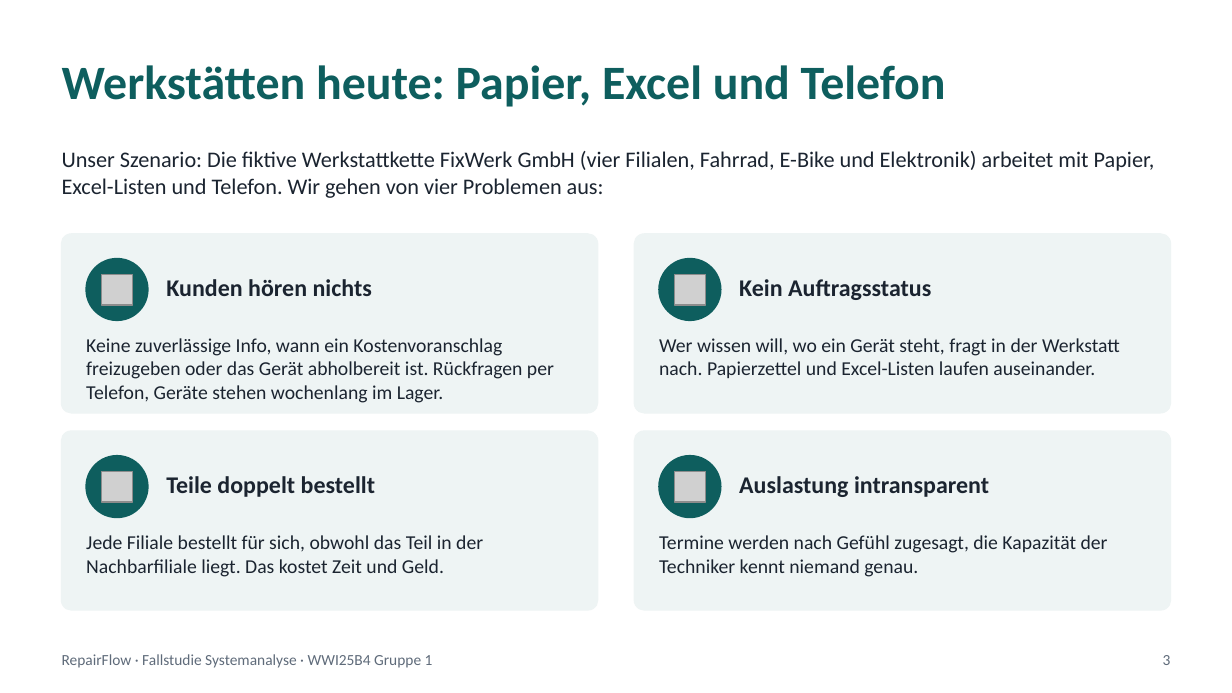
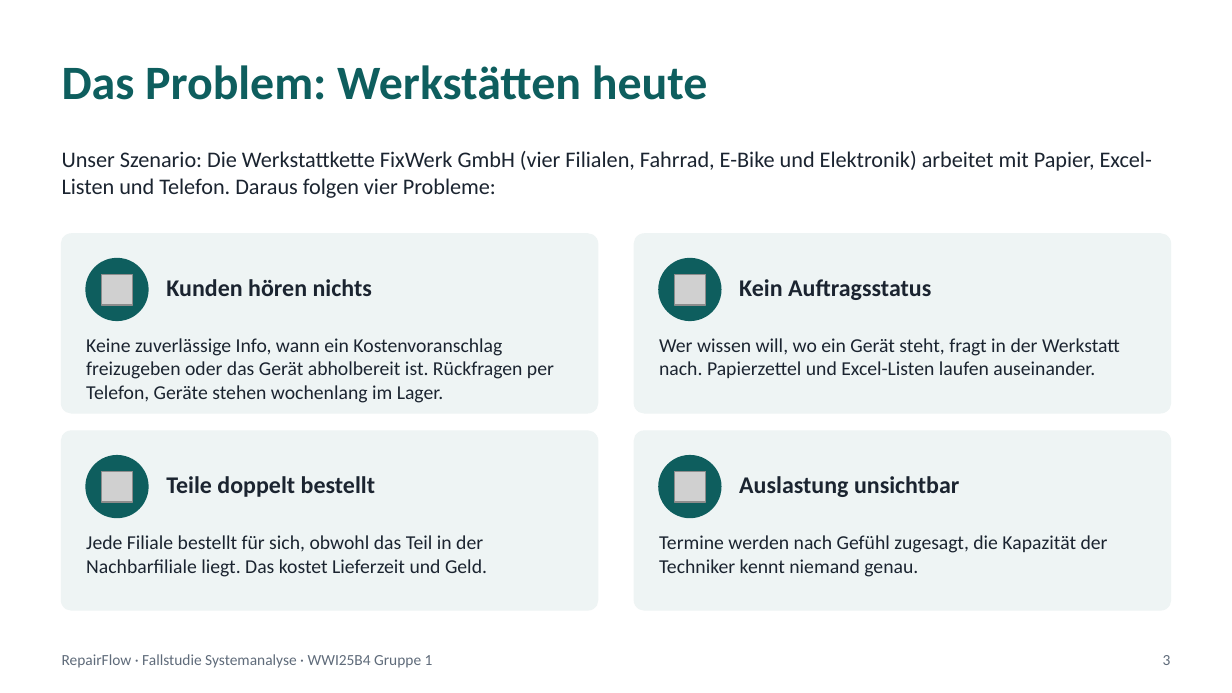
Before and after one commit to jakobschwan123-cmd/casestudy-semester-3, a slide deck: slide 3 of 4_praesentation/Abschlusspraesentation.pptx. Drawn at 1232x693 pixels with LibreOffice and Linux fonts; fonts in the diff are those of the drawing; grey boxes stand for pictures. Boxes give left, top, right and bottom in pixels: in the first picture for what was removed or moved away, otherwise in the second. Text is boxed around its words. In the diff, an @@ line names an element or a change of style, - is before the commit and + after.

```diff
--- a/4_praesentation/Abschlusspraesentation.pptx
+++ b/4_praesentation/Abschlusspraesentation.pptx
@@ text at (x1=62, y1=65, x2=708, y2=100): text changed @@
-Werkstätten heute: Papier, Excel und Telefon
+Das Problem: Werkstätten heute
@@ text at (x1=62, y1=151, x2=1152, y2=198): text changed @@
-Unser Szenario: Die fiktive Werkstattkette FixWerk GmbH (vier Filialen, Fahrrad, E-Bike und Elektronik) arbeitet mit Papier, Excel-Listen und Telefon. Wir gehen von vier Problemen aus:
+Unser Szenario: Die Werkstattkette FixWerk GmbH (vier Filialen, Fahrrad, E-Bike und Elektronik) arbeitet mit Papier, Excel-Listen und Telefon. Daraus folgen vier Probleme:
@@ text at (x1=739, y1=476, x2=959, y2=497): text changed @@
-Auslastung intransparent
+Auslastung unsichtbar
@@ text at (x1=86, y1=535, x2=487, y2=577): text changed @@
-Jede Filiale bestellt für sich, obwohl das Teil in der Nachbarfiliale liegt. Das kostet Zeit und Geld.
+Jede Filiale bestellt für sich, obwohl das Teil in der Nachbarfiliale liegt. Das kostet Lieferzeit und Geld.
```
Also in this commit, not shown: 8 other slides changed, 8 slides added, 10 slides removed, 13 other files.
